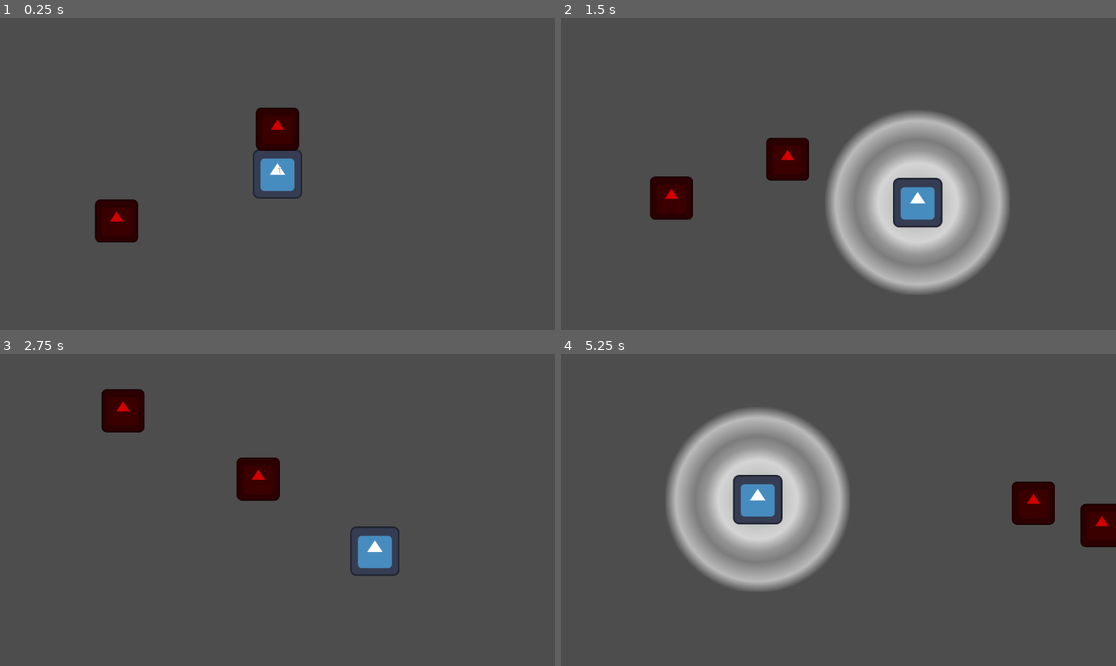
Above: before the commit, frames 1-4 (two rows, left to right).
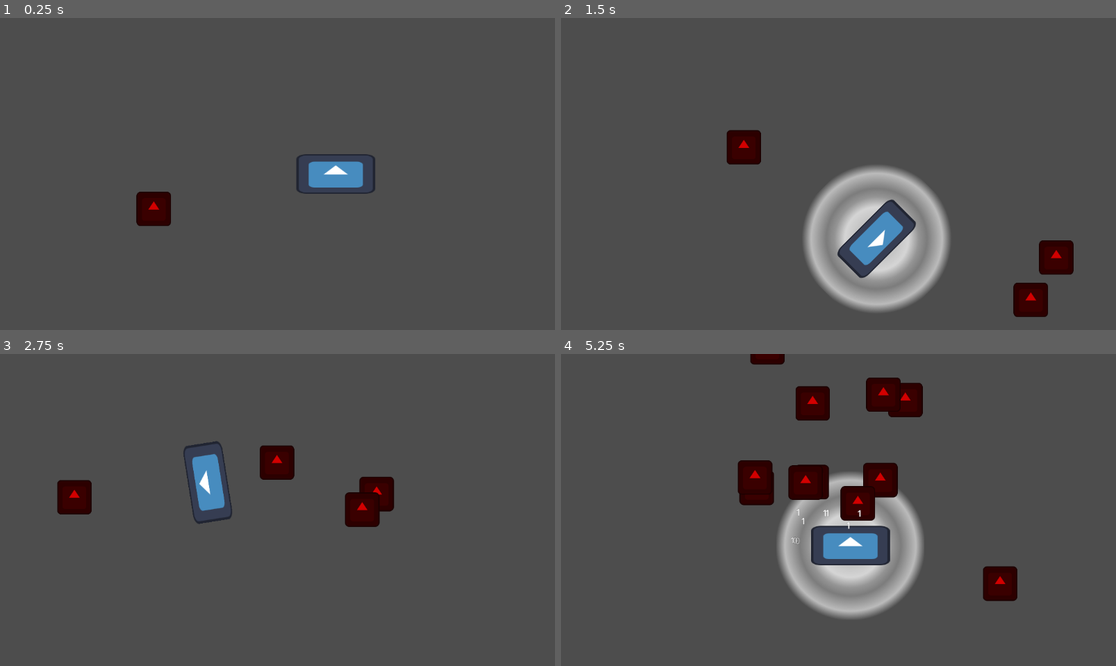
Above: after the commit, the same moments.

Repository: buysnoah/game-off-2025
Game: Godot game, scene res://scenes/main.tscn
Two runs of this game, one before a commit and one after it. Both use one fixed random seed, a clock stepped at 60 frames per second and the inputs below. The engine's default icon, where the game draws it, is replaced by a stand-in: a white triangle on a blue panel in a dark square.
Inputs:
- Up to frame 1 (0.25 s): no input
- Up to frame 2 (1.5 s): hold D (move_right) 0.53-1.28 s; hold Space (attack) 0.53-1.28 s; hold S (move_down) from 1.28 s (still down); tap Space (attack) at 1.35 s
- Up to frame 3 (2.75 s): release S (move_down) at 2.03 s; hold D (move_right) from 2.03 s (still down); hold Space (attack) from 2.03 s (still down)
- Up to frame 4 (5.25 s): release D (move_right) at 2.78 s; release Space (attack) at 2.78 s; hold W (move_up) 2.78-3.53 s; tap Space (attack) at 2.85, 4.35 s; hold Space (attack) 3.53-4.28 s; hold A (move_left) 3.53-5.03 s; hold S (move_down) from 5.03 s (still down); hold Space (attack) from 5.03 s (still down)

The runs differ from the first frame. In frame 1, 4.6% of the frame differs, in the area x 17-68%, y 28-72%; in frame 2, 20%; in frame 3, 6.1%; in frame 4, 25%, in the area x 19-100%, y 0-85%.

Commit message:
Update pretty much everything
Forgot to commit a lot of changes

Diff:
--- a/scenes/clap_attack.tscn
+++ b/scenes/clap_attack.tscn
@@ -26,10 +26,11 @@
 [node name="Area2D" type="Area2D" parent="."]
 collision_layer = 0
 collision_mask = 2
+monitorable = false
 
 [node name="CollisionShape2D" type="CollisionShape2D" parent="Area2D"]
 shape = SubResource("CircleShape2D_3v0jj")
-debug_color = Color(0.6755801, 0.49191332, 0.3420816, 0.41960785)
+debug_color = Color(0.6745098, 0.49019608, 0.34117648, 0.22745098)
 
 [node name="Sprite2D" type="Sprite2D" parent="."]
 visible = false
--- a/scenes/enemy.tscn
+++ b/scenes/enemy.tscn
@@ -9,10 +9,73 @@
 [sub_resource type="RectangleShape2D" id="RectangleShape2D_md0e3"]
 size = Vector2(92, 92)
 
+[sub_resource type="Animation" id="Animation_md0e3"]
+resource_name = "die"
+length = 0.5
+tracks/0/type = "value"
+tracks/0/imported = false
+tracks/0/enabled = true
+tracks/0/path = NodePath(".:rotation")
+tracks/0/interp = 1
+tracks/0/loop_wrap = true
+tracks/0/keys = {
+"times": PackedFloat32Array(0, 0.5),
+"transitions": PackedFloat32Array(1, 1),
+"update": 0,
+"values": [0.0, 6.2831855]
+}
+tracks/1/type = "value"
+tracks/1/imported = false
+tracks/1/enabled = true
+tracks/1/path = NodePath(".:modulate")
+tracks/1/interp = 1
+tracks/1/loop_wrap = true
+tracks/1/keys = {
+"times": PackedFloat32Array(0, 0.5),
+"transitions": PackedFloat32Array(1, 1),
+"update": 0,
+"values": [Color(1, 1, 1, 1), Color(1, 1, 1, 0)]
+}
+
+[sub_resource type="Animation" id="Animation_4ra3w"]
+length = 0.001
+tracks/0/type = "value"
+tracks/0/imported = false
+tracks/0/enabled = true
+tracks/0/path = NodePath(".:rotation")
+tracks/0/interp = 1
+tracks/0/loop_wrap = true
+tracks/0/keys = {
+"times": PackedFloat32Array(0),
+"transitions": PackedFloat32Array(1),
+"update": 0,
+"values": [0.0]
+}
+tracks/1/type = "value"
+tracks/1/imported = false
+tracks/1/enabled = true
+tracks/1/path = NodePath(".:modulate")
+tracks/1/interp = 1
+tracks/1/loop_wrap = true
+tracks/1/keys = {
+"times": PackedFloat32Array(0),
+"transitions": PackedFloat32Array(1),
+"update": 0,
+"values": [Color(1, 1, 1, 1)]
+}
+
+[sub_resource type="AnimationLibrary" id="AnimationLibrary_5uy6h"]
+_data = {
+&"RESET": SubResource("Animation_4ra3w"),
+&"die": SubResource("Animation_md0e3")
+}
+
 [node name="Enemy" type="CharacterBody2D"]
 collision_layer = 2
-collision_mask = 3
+collision_mask = 0
 motion_mode = 1
+wall_min_slide_angle = 0.0
+safe_margin = 0.05
 script = ExtResource("1_md0e3")
 
 [node name="CollisionShape2D" type="CollisionShape2D" parent="."]
@@ -32,4 +95,9 @@
 
 [node name="AttackTimer" type="Timer" parent="."]
 
+[node name="AnimationPlayer" type="AnimationPlayer" parent="."]
+libraries = {
+&"": SubResource("AnimationLibrary_5uy6h")
+}
+
 [connection signal="body_entered" from="Hurtbox" to="." method="_on_hurtbox_body_entered"]
--- a/scenes/main.tscn
+++ b/scenes/main.tscn
@@ -6,26 +6,31 @@
 
 [node name="Main" type="Node" node_paths=PackedStringArray("camera", "player")]
 script = ExtResource("1_sugp2")
-camera = NodePath("Camera2D")
+camera = NodePath("Player/Camera2D")
 enemy = ExtResource("2_0wfyh")
 player = NodePath("Player")
 
 [node name="Player" parent="." instance=ExtResource("1_o5qli")]
+position = Vector2(-11.999999, 6.9999995)
+SPEED = 500.0
 
-[node name="Camera2D" type="Camera2D" parent="."]
-scale = Vector2(0.7999999, 0.7999999)
+[node name="Camera2D" type="Camera2D" parent="Player"]
+scale = Vector2(1.2499999, 1.2499999)
+zoom = Vector2(0.8, 0.8)
 position_smoothing_enabled = true
 drag_horizontal_enabled = true
 drag_vertical_enabled = true
-drag_top_margin = 0.25
-drag_bottom_margin = 0.25
+drag_left_margin = 0.3
+drag_right_margin = 0.3
 editor_draw_limits = true
 editor_draw_drag_margin = true
 
 [node name="Enemy" parent="." node_paths=PackedStringArray("TARGET") instance=ExtResource("2_0wfyh")]
 position = Vector2(-342, 100)
 TARGET = NodePath("../Player")
-SPEED = 300.0
-MOVEMENT_FLOAT = 1
+
+[node name="WaveTimer" type="Timer" parent="."]
+wait_time = 10.0
+autostart = true
 
 [connection signal="died" from="Player" to="." method="_on_player_died"]
--- a/scenes/player.tscn
+++ b/scenes/player.tscn
@@ -4,8 +4,9 @@
 [ext_resource type="Texture2D" uid="uid://cmyyciyif42af" path="res://icon.svg" id="2_i3pqv"]
 [ext_resource type="PackedScene" uid="uid://c1lc1rf4v3yn6" path="res://scenes/clap_attack.tscn" id="3_qhqgy"]
 
-[sub_resource type="CircleShape2D" id="CircleShape2D_hqtel"]
+[sub_resource type="CapsuleShape2D" id="CapsuleShape2D_qhqgy"]
 radius = 64.0
+height = 256.0
 
 [sub_resource type="CanvasItemMaterial" id="CanvasItemMaterial_sweqy"]
 
@@ -13,15 +14,23 @@
 scale = Vector2(0.8, 0.8)
 motion_mode = 1
 script = ExtResource("1_onrkg")
+SPEED = 800.0
 
 [node name="CollisionShape2D" type="CollisionShape2D" parent="."]
-shape = SubResource("CircleShape2D_hqtel")
+position = Vector2(64, 0)
+rotation = 1.5707964
+shape = SubResource("CapsuleShape2D_qhqgy")
 
 [node name="Sprite2D" type="Sprite2D" parent="."]
 material = SubResource("CanvasItemMaterial_sweqy")
+position = Vector2(64, 0)
+scale = Vector2(2, 1)
 texture = ExtResource("2_i3pqv")
 
 [node name="ClapAttack" parent="." instance=ExtResource("3_qhqgy")]
+position = Vector2(64, 0)
 scale = Vector2(1.2, 1.2)
 
-[connection signal="hit" from="ClapAttack" to="." method="_on_clap_attack_hit"]
+[node name="InvincibilityTimer" type="Timer" parent="."]
+wait_time = 0.16
+one_shot = true
--- a/scripts/clap_attack.gd
+++ b/scripts/clap_attack.gd
@@ -1,8 +1,10 @@
 extends Node2D
 
-signal hit(body: PhysicsBody2D)
+#signal hit(body: PhysicsBody2D)
 
 @export var CLAP_SPEED: float = 1
+@export var DAMAGE: float = 1
+@export var FORCE: float = 600
 
 var is_attacking = false
 
@@ -14,7 +16,11 @@
 	$Sprite2D.visible = true
 
 	for body in $Area2D.get_overlapping_bodies():
-		hit.emit(body)
+		if body.has_method("take_damage"):
+			body.take_damage(DAMAGE)
+			DamageNumbers.display_number(DAMAGE, body.position)
+
+			body.velocity += global_position.direction_to(body.global_position) * FORCE
 
 	await get_tree().create_timer(0.2).timeout
 	$Sprite2D.visible = false
--- a/scripts/enemy.gd
+++ b/scripts/enemy.gd
@@ -5,49 +5,52 @@
 @export var MIN_DISTANCE = 100
 
 @export var ATTACK_TIME: float = 1
+@export var DAMAGE: float = 1
 
-@export var SPEED = 500.0
+@export var SPEED = 300.0
 @export var HEALTH = 3
 
-@export var MOVEMENT_RIGIDITY = 0.9
-@export var MOVEMENT_FLOAT = 2
+@export var MOVEMENT_RIGIDITY: float = 0.9
 
 func die():
-	print("Wahahhhhhh! I died.")
+	DAMAGE = 0
+	SPEED = 0
+	$AnimationPlayer.play("die")
+	await $AnimationPlayer.animation_finished
 	queue_free()
+
+func take_damage(damage):
+	HEALTH = max(0, HEALTH - damage)
+	if HEALTH == 0:
+		die()
 
 func _ready() -> void:
 	$AttackTimer.wait_time = ATTACK_TIME
 
 func _physics_process(delta: float) -> void:
-	var direction
+	var old_direction = velocity.normalized()
+	var direction = old_direction
 
 	if TARGET:
-		direction = TARGET.position - position
-	else:
-		direction = velocity
+		direction = position.direction_to(TARGET.position)
+		direction = old_direction.lerp(direction, MOVEMENT_RIGIDITY)
 
-	var desiredVelocity = direction.normalized() * SPEED
+	var desired_velocity = direction.normalized() * SPEED
 
-	if direction.length() > MIN_DISTANCE:
-		var weight = delta * MOVEMENT_RIGIDITY
-		velocity = velocity.lerp(desiredVelocity, weight)
-	else:
-		var deceleration = SPEED * delta * ( 1 / max(MOVEMENT_FLOAT, 0.01) )
-		velocity = velocity.move_toward(Vector2.ZERO, deceleration)
+	velocity = velocity.lerp(desired_velocity, delta)
 
 	move_and_slide()
 
 func _on_hurtbox_body_entered(body: Node2D) -> void:
-	if "HEALTH" in body and body.has_method("die_to"):
+	if body.has_method("take_damage"):
 		while body in $Hurtbox.get_overlapping_bodies():
-			body.HEALTH -= 1
-			var killed = body.HEALTH <= 0
+			var damage = DAMAGE
 
-			DamageNumbers.display_number(1, body.position)
+			var info = body.take_damage(damage, self)
+			DamageNumbers.display_number(info.damage_taken, body.position, info.is_killing_blow)
 
-			if killed:
-				body.die_to(self)
+			if info.is_killing_blow:
+				$Sprite2D.modulate = Color(0.0, 0.62, 0.0, 1.0)
 
 			$AttackTimer.start()
 			await $AttackTimer.timeout
--- a/scripts/main.gd
+++ b/scripts/main.gd
@@ -6,14 +6,25 @@
 
 func _ready() -> void:
 	camera.reparent($Player)
-	var e = enemy.instantiate()
-	e.TARGET = player
-	add_child(e)
+
+	while player:
+		for i in range(10):
+			var e: CharacterBody2D = enemy.instantiate()
+			e.TARGET = player
+			e.position = player.position + Vector2.from_angle(randf() * TAU) * 1000
+			add_child(e)
+
+		await $WaveTimer.timeout
 
 
 func _process(_delta: float) -> void:
 	pass
 
 func _on_player_died(killer) -> void:
-	camera.reparent(killer)
+	camera.drag_vertical_enabled = false
+	camera.drag_horizontal_enabled = false
+
+	#camera.position_smoothing_enabled = false
+
+	camera.reparent(killer, false)
 	$Player.queue_free()
--- a/scripts/player.gd
+++ b/scripts/player.gd
@@ -2,40 +2,60 @@
 
 signal died
 
-@export var SPEED = 500.0
-@export var HEALTH = 4
+@export var SPEED: float = 670
+@export var ROTATION_SPEED: float = PI
+@export var MAX_HEALTH: float = 10
+@export var DECELERATION_FACTOR: float = 0.67
 
-@export var MOVE_RIGIDITY = 9
-@export var MOVE_FLOAT = 0.2
+var health = MAX_HEALTH
+var dead = false
 
-func die_to(killer):
-	print("Player died to " + killer.name)
+func die(killer):
+	dead = true
+
+	if killer:
+		print("Player died to " + killer.name)
+	else:
+		print("Player died")
+
 	died.emit(killer)
 
+func take_damage(damage, attacker):
+	if dead or !$InvincibilityTimer.is_stopped():
+		return {is_killing_blow = false, damage_taken = 0}
+
+	$InvincibilityTimer.start()
+
+	health = max(0, health - damage)
+
+	var is_killing_blow = false
+	if health == 0:
+		die(attacker)
+		is_killing_blow = true
+
+	print("%d / %d" % [health, MAX_HEALTH])
+
+	return {is_killing_blow = is_killing_blow, damage_taken = damage}
+
 func _physics_process(delta: float) -> void:
-	var direction = Input.get_vector("move_left", "move_right", "move_up", "move_down")
+	var rotation_direction = Input.get_axis("move_left", "move_right")
+	var forward = transform.x
 
-	var desiredVelocity = direction * SPEED
+	var rotation_speed = ROTATION_SPEED
+	if Input.is_action_pressed("move_down"):
+		var deceleration = SPEED * delta * DECELERATION_FACTOR
+		velocity = velocity.move_toward(Vector2.ZERO, deceleration)
+		rotation_speed *= 1.5
+	else:
+		velocity = forward * SPEED
 
-	if direction:
-		var weight = delta * MOVE_RIGIDITY
-		velocity = velocity.lerp(desiredVelocity, weight)
-	else:
-		var deceleration = SPEED * delta * ( 1 / max(MOVE_FLOAT, 0.01) )
-		velocity = velocity.move_toward(Vector2.ZERO, deceleration)
+	if Input.is_action_pressed("move_up"):
+		pass
+
+	rotation += rotation_direction * rotation_speed * delta
 
 	move_and_slide()
 
 func _unhandled_input(event: InputEvent) -> void:
 	if event.is_action_pressed("attack"):
 		$ClapAttack.attack()
-
-func _on_clap_attack_hit(body) -> void:
-	if "HEALTH" in body and body.has_method("die"):
-		body.HEALTH -= 1
-		var killed = body.HEALTH <= 0
-
-		DamageNumbers.display_number(1, body.position)
-
-		if killed:
-			body.die()
--- a/singletons/damage_numbers.gd
+++ b/singletons/damage_numbers.gd
@@ -1,9 +1,16 @@
 extends Node
 
-func display_number(value: int, position: Vector2, is_critical: bool = false):
+func display_number(value: float, position: Vector2, is_critical: bool = false):
 	var number = Label.new()
 	number.global_position = position
-	number.text = str(value)
+
+	#check if the float is a whole number (e.g 2.0)
+	#to display it as 2 instead of 2.0
+	if fmod(value, 1) == 0:
+		number.text = str(int(value))
+	else:
+		number.text = str(value)
+
 	number.z_index = 5
 	number.label_settings = LabelSettings.new()
 
@@ -15,7 +22,7 @@
 		color = "#FFF8"
 
 	number.label_settings.font_color = color
-	number.label_settings.font_size = 18
+	number.label_settings.font_size = 24
 	number.label_settings.outline_color = "#000"
 	number.label_settings.outline_size = 1
 
Not shown: 1 places in scenes/enemy.tscn that only renumber resources
Not shown, changed: .gitignore
